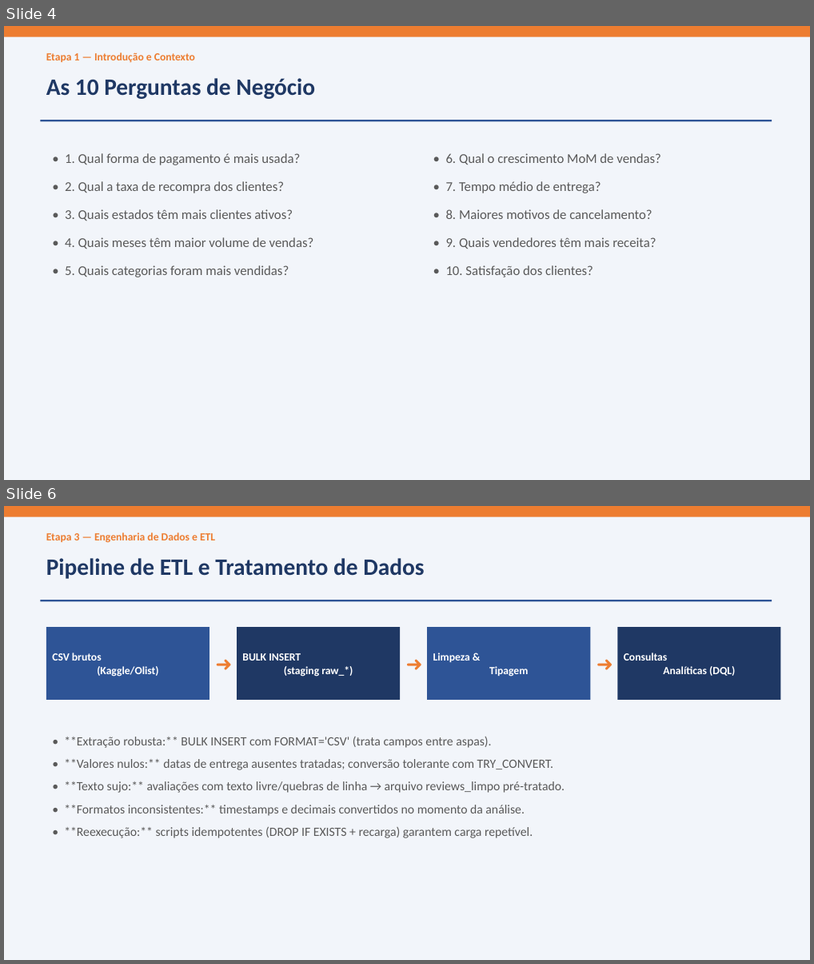
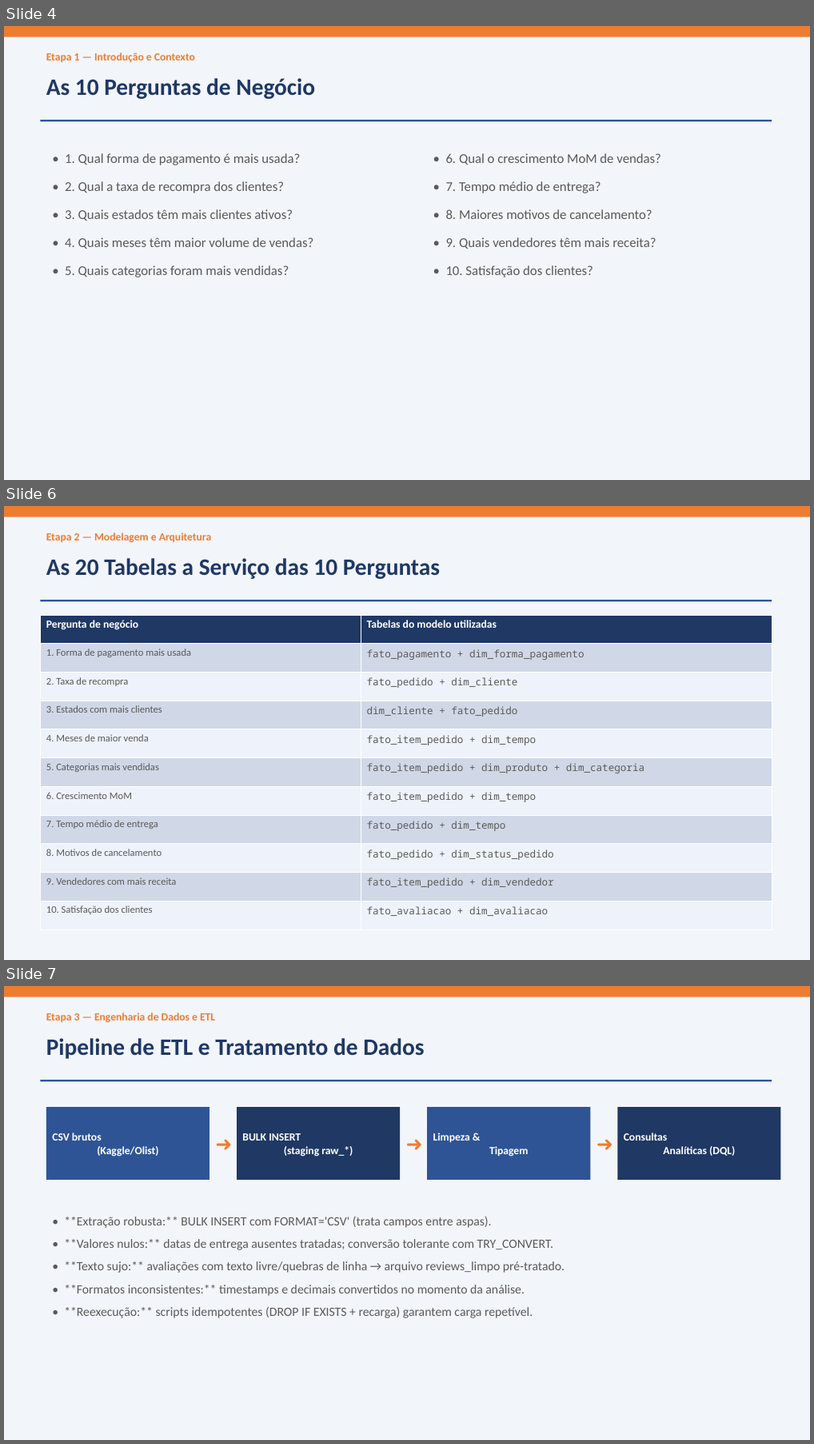
Before and after one commit to lukasrocharr/ETL-ECOMMERCE, a slide deck: analise_olist/Apresentacao_Olist.pptx. Shown one above the other, each under a label of ours: slides 4 and 6 before the commit, slides 4, 6 and 7 after it; the slides between them are not shown. The pictures are 814x964 and 814x1444 pixels, drawn with LibreOffice and Linux fonts; fonts in the diff are those of the drawing. Boxes give left, top, right and bottom in pixels: in the first picture for what was removed or moved away, otherwise in the second. Text is boxed around its words. In the diff, an @@ line names an element or a change of style, - is before the commit and + after.

```diff
--- a/analise_olist/Apresentacao_Olist.pptx
+++ b/analise_olist/Apresentacao_Olist.pptx
@@ slide 6 added at box(4, 506, 810, 960), background #FFFFFF @@
@@ rectangle added at box(4, 506, 810, 960), fill #F2F5FA @@
@@ rectangle added at box(4, 506, 810, 517), fill #ED7D31 @@
@@ text added at box(46, 532, 211, 543), 13 pt, text #ED7D31, bold @@
+Etapa 2 — Modelagem e Arquitetura
@@ text added at box(46, 558, 440, 579), 28 pt, text #1F3864, bold @@
+As 20 Tabelas a Serviço das 10 Perguntas
@@ rectangle added at box(40, 600, 772, 601), fill #2E5496 @@
@@ table added at box(40, 615, 772, 929), 11 rows, 2 columns @@
+Pergunta de negócio | Tabelas do modelo utilizadas
+1. Forma de pagamento mais usada | fato_pagamento + dim_forma_pagamento
+2. Taxa de recompra | fato_pedido + dim_cliente
+3. Estados com mais clientes | dim_cliente + fato_pedido
+4. Meses de maior venda | fato_item_pedido + dim_tempo
+5. Categorias mais vendidas | fato_item_pedido + dim_produto + dim_categoria
+6. Crescimento MoM | fato_item_pedido + dim_tempo
+7. Tempo médio de entrega | fato_pedido + dim_tempo
+8. Motivos de cancelamento | fato_pedido + dim_status_pedido
+9. Vendedores com mais receita | fato_item_pedido + dim_vendedor
+10. Satisfação dos clientes | fato_avaliacao + dim_avaliacao
@@ what was slide 6 is now slide 7 @@
```
Also in this commit, not shown: 2 slides changed, 1 other slide added, 1 slide removed, 3 other files.
